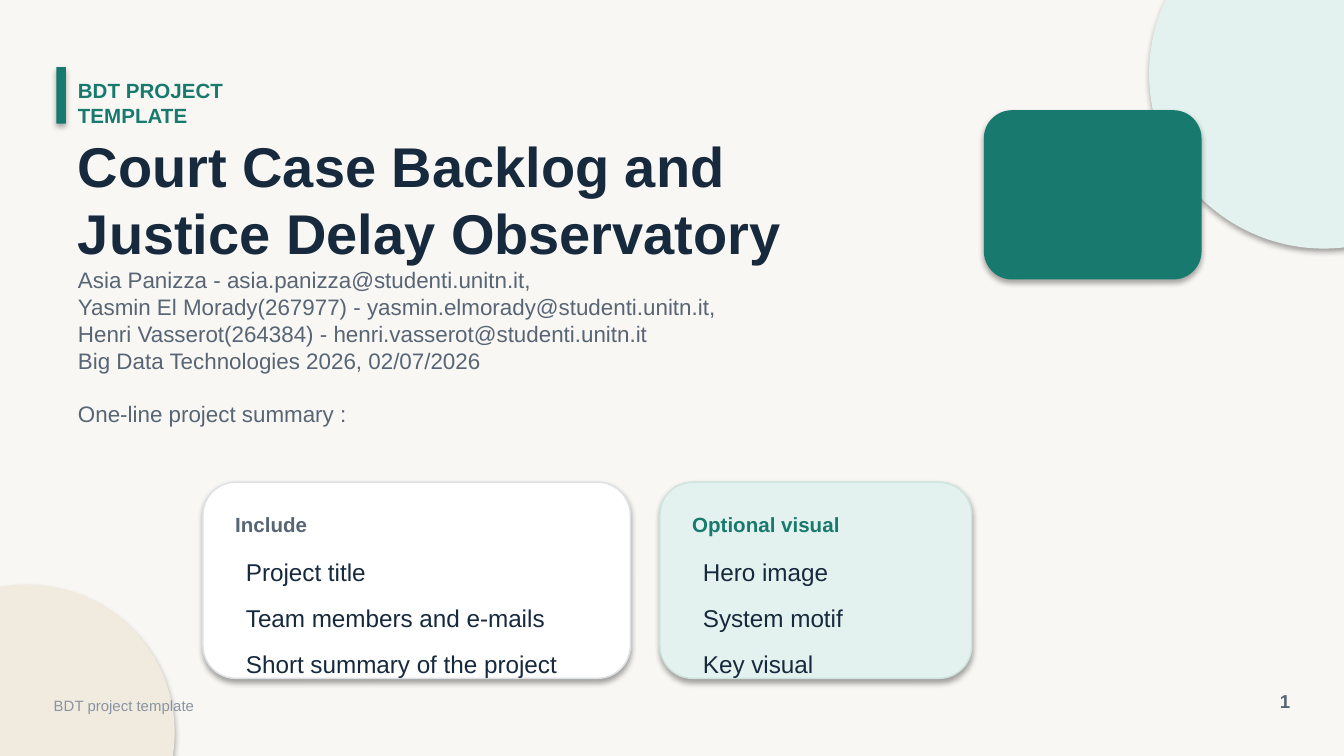
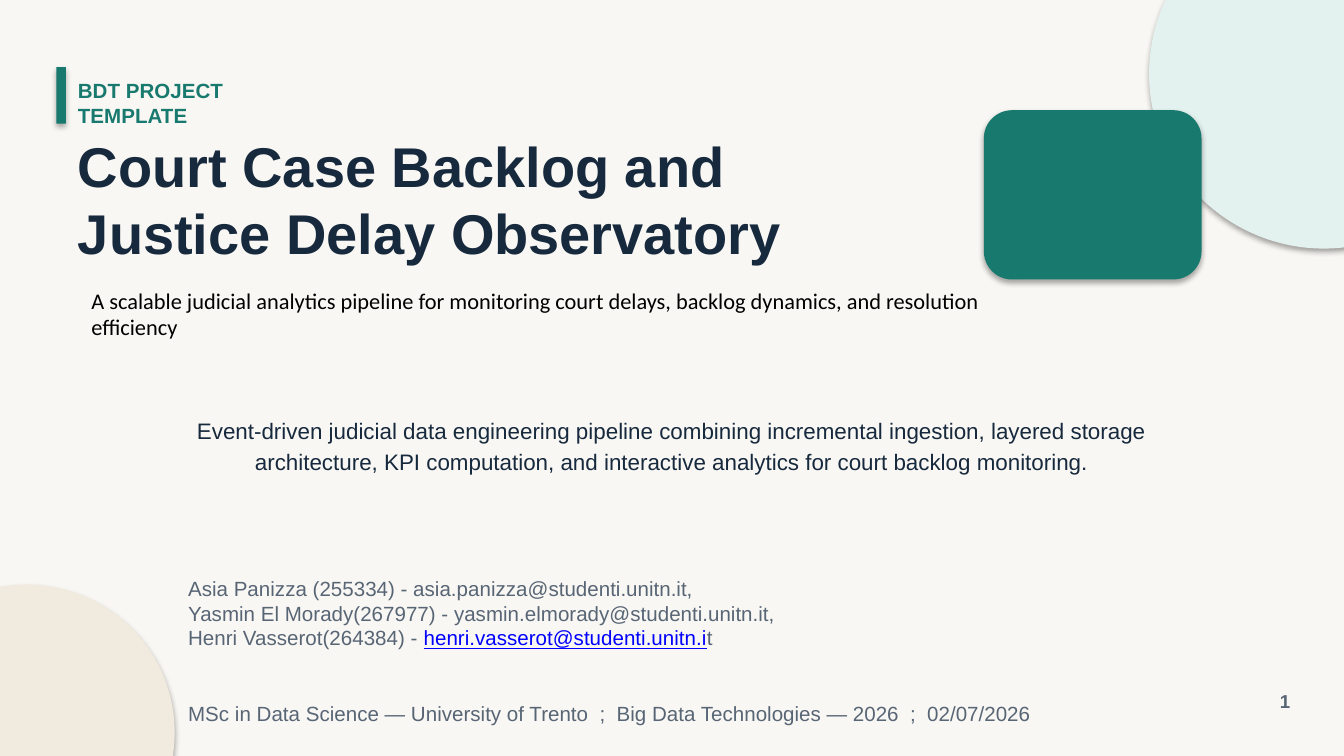
Before and after one commit to Big-data-court-hearings/project, a slide deck: slide 1 of docs/presentation/BDT_Project_Presentation.pptx. Drawn at 1344x756 pixels with LibreOffice and Linux fonts; fonts in the diff are those of the drawing. Boxes give left, top, right and bottom in pixels: in the first picture for what was removed or moved away, otherwise in the second. Text is boxed around its words. In the diff, an @@ line names an element or a change of style, - is before the commit and + after.

```diff
--- a/docs/presentation/BDT_Project_Presentation.pptx
+++ b/docs/presentation/BDT_Project_Presentation.pptx
@@ text added at (91, 293, 978, 339), 12 pt, text #000000 @@
+A scalable judicial analytics pipeline for monitoring court delays, backlog dynamics, and resolution efficiency
@@ text added at (197, 422, 1146, 475), 12 pt, text #16293D @@
+Event-driven judicial data engineering pipeline combining incremental ingestion, layered storage architecture, KPI computation, and interactive analytics for court backlog monitoring.
@@ rounded rectangle removed at (203, 482, 630, 679) @@
@@ rounded rectangle removed at (660, 482, 972, 679) @@
@@ text removed at (235, 517, 307, 532) @@
-Include
@@ text removed at (692, 517, 839, 537) @@
-Optional visual
@@ text removed at (246, 563, 557, 679) @@
-Project title
-Team members and e-mails
-Short summary of the project
@@ text removed at (703, 563, 842, 678) @@
-Hero image
-System motif
-Key visual
@@ text at (188, 581, 692, 601): text changed; size 12 to 11 pt @@
-Asia Panizza - asia.panizza@studenti.unitn.it,
+Asia Panizza (255334) - asia.panizza@studenti.unitn.it,
@@ text "Asia Panizza (255334) - asia.panizza@studenti.unitn.it,": place and size @@
-text "Asia Panizza (255334) - asia.panizza@studenti.unitn.it," at (78, 272, 715, 427)
+text "Asia Panizza (255334) - asia.panizza@studenti.unitn.it," at (188, 581, 1030, 725)
@@ text at (188, 606, 774, 650): size 12 to 11 pt in "Yasmin El Morady(267977) - yasmin.elmorady@studenti.unitn.it ...", "Henri Vasserot(264384) - henri.vasserot@studenti.unitn.it"; text colour #576575 to #0000FF, underline on in "henri.vasserot@studenti.unitn.it" @@
@@ text removed at (54, 700, 194, 714) @@
-BDT project template
@@ text at (188, 706, 1030, 725): text changed; size 12 to 11 pt @@
-Big Data Technologies 2026, 02/07/2026
-One-line project summary :
+MSc in Data Science — University of Trento ; Big Data Technologies — 2026 ; 02/07/2026
```
Also in this commit, not shown: 11 other slides changed, 2 slides added, 2 slides removed, 3 other files.
